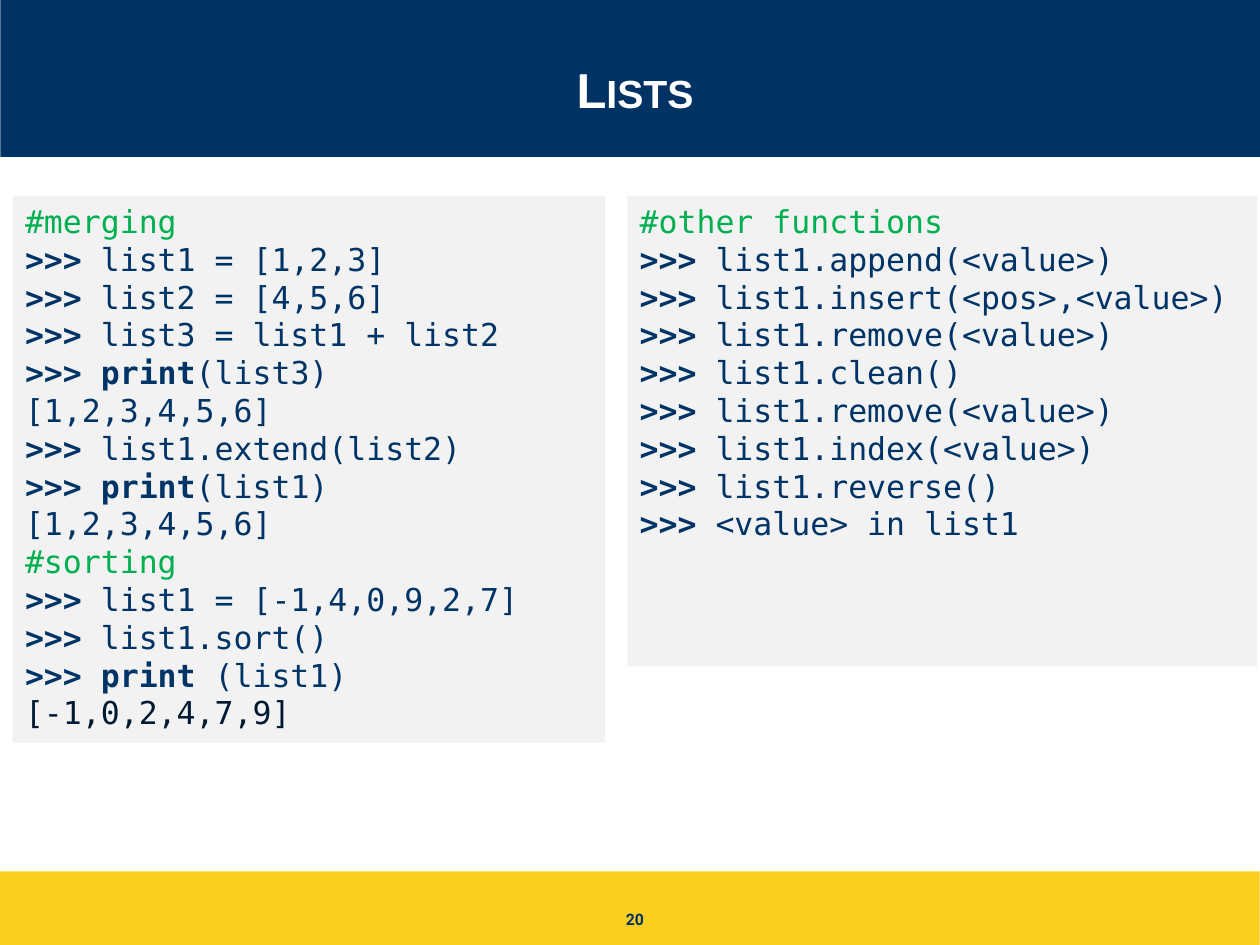
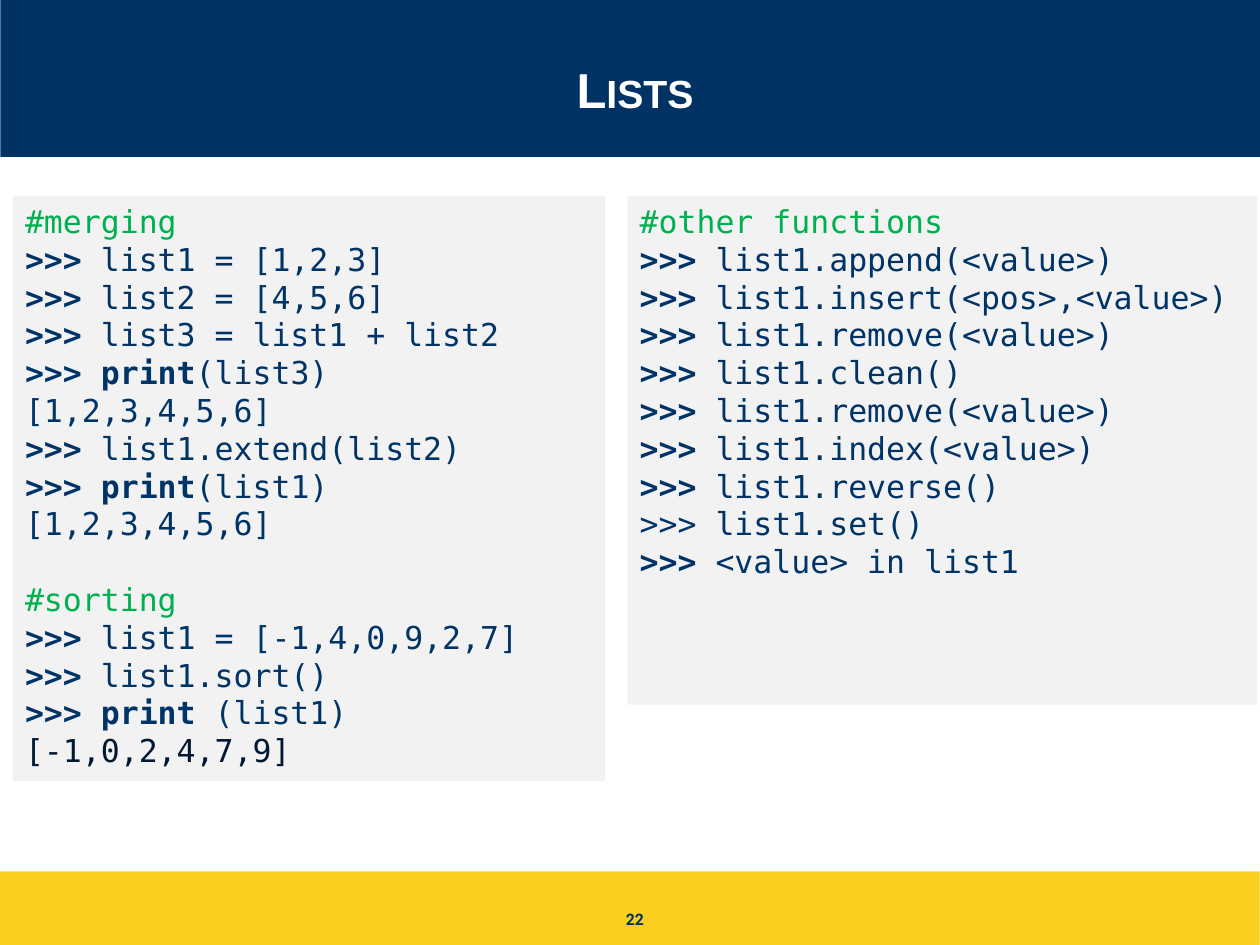
Before and after one commit to igorsteinmacher/INF502-Fall2020, a slide deck: slide 22 of slides/Python_ready_set_go.pptx (slide 20 before the commit). Drawn at 1260x945 pixels with LibreOffice and Linux fonts; fonts in the diff are those of the drawing. Boxes give left, top, right and bottom in pixels: in the first picture for what was removed or moved away, otherwise in the second. Text is boxed around its words. In the diff, an @@ line names an element or a change of style, - is before the commit and + after.

```diff
--- a/slides/Python_ready_set_go.pptx
+++ b/slides/Python_ready_set_go.pptx
@@ rectangle "#merging": place and size @@
-rectangle "#merging" at (13,195,605,742)
+rectangle "#merging" at (13,195,605,780)
@@ rectangle "#other functions": place and size @@
-rectangle "#other functions" at (627,195,1257,667)
+rectangle "#other functions" at (627,195,1257,704)
@@ text in rectangle at (716,511,925,539): paragraph added @@
+>>> list1.set()
@@ page number at (626,913,644,925): text changed @@
-20
+22
```
Also in this commit, not shown: 4 other slides changed, 5 slides added, 19 other files.
